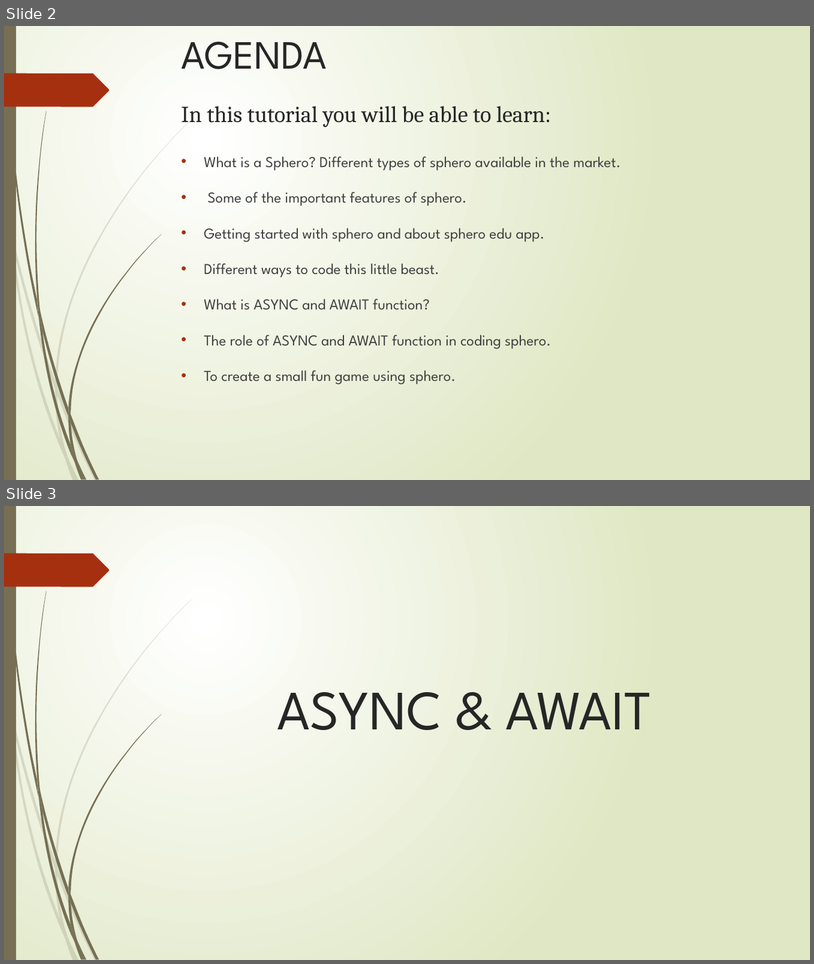
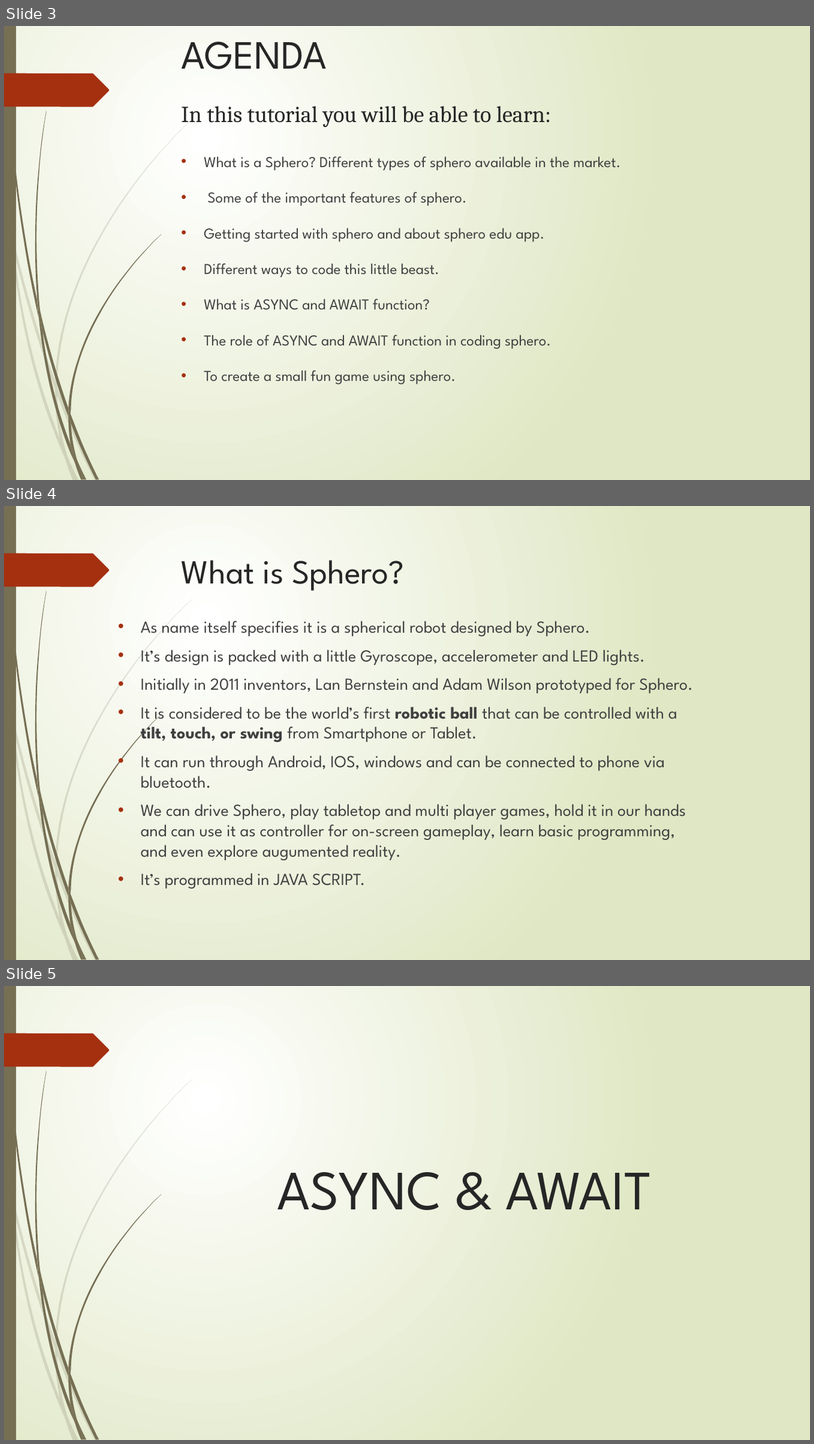
Before and after one commit to AnkitPrakash687/sphero_tutorial, a slide deck: SPHERO.pptx. Shown one above the other, each under a label of ours: slides 2 and 3 before the commit, slides 3, 4 and 5 after it. The pictures are 814x964 and 814x1444 pixels, drawn with LibreOffice and Linux fonts; fonts in the diff are those of the drawing. Boxes give left, top, right and bottom in pixels: in the first picture for what was removed or moved away, otherwise in the second. Text is boxed around its words. In the diff, an @@ line names an element or a change of style, - is before the commit and + after.

```diff
--- a/SPHERO.pptx
+++ b/SPHERO.pptx
@@ slide 4 added at (4, 506, 810, 960), background gradient #FFFFFF to #DFE8C4; not listed: 24 template elements that a slide beside it also shows @@
@@ title added at (182, 560, 404, 591), 40 pt, text #262626 @@
+What is Sphero?
@@ text added at (141, 621, 693, 888), 20 pt, text #404040 @@
+• As name itself specifies it is a spherical robot designed by Sphero.
+• It’s design is packed with a little Gyroscope, accelerometer and LED lights.
+• Initially in 2011 inventors, Lan Bernstein and Adam Wilson prototyped for Sphero.
+• It is considered to be the world’s first robotic ball that can be controlled with a tilt, touch, or swing from Smartphone or Tablet.
+• It can run through Android, IOS, windows and can be connected to phone via bluetooth.
+• We can drive Sphero, play tabletop and multi player games, hold it in our hands and can use it as controller for on-screen gameplay, learn basic programming, and even explore augumented reality.
+• It’s programmed in JAVA SCRIPT.
@@ what was slide 2 is now slide 3 @@
@@ what was slide 3 is now slide 5 @@
```
Also in this commit, not shown: 1 other slide added.
